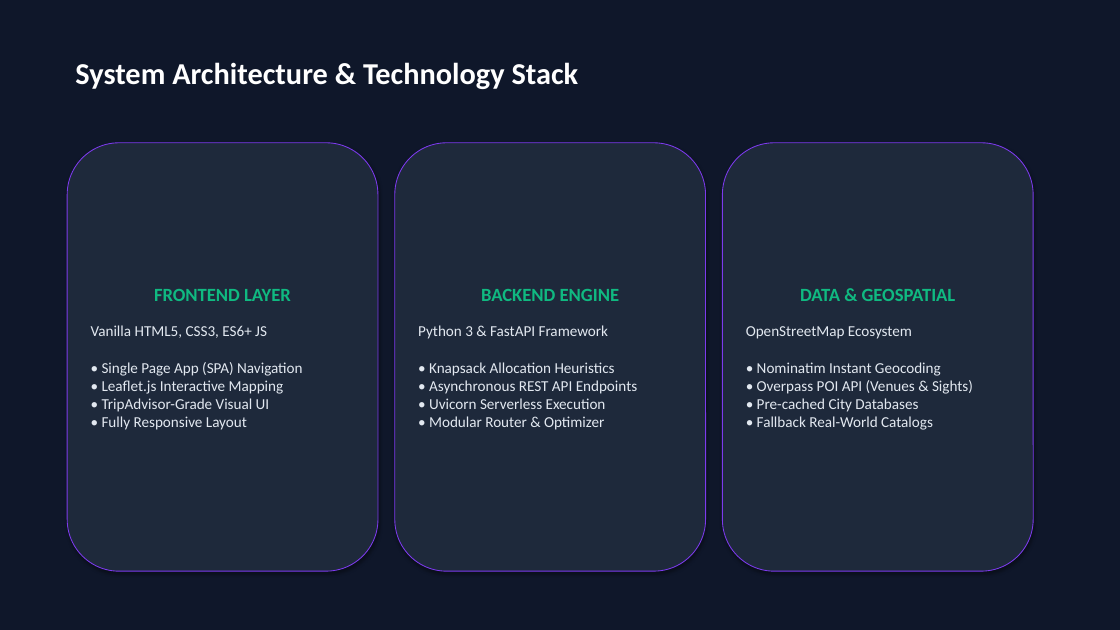
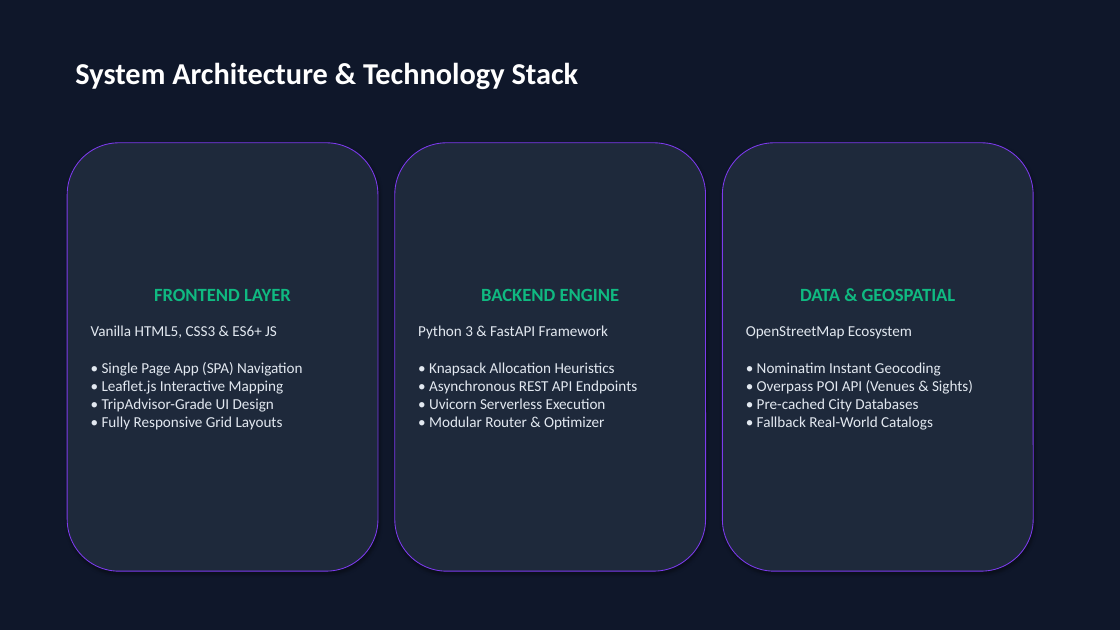
Before and after one commit to Somya-Vishnoi/Trip-Split, a slide deck: slide 4 of TripSplit_Presentation.pptx. Drawn at 1120x630 pixels with LibreOffice and Linux fonts; fonts in the diff are those of the drawing. Boxes give left, top, right and bottom in pixels: in the first picture for what was removed or moved away, otherwise in the second. Text is boxed around its words. In the diff, an @@ line names an element or a change of style, - is before the commit and + after.

Commit message:
feat: add interactive HTML presentation deck static/presentation.html and overhaul PPTX design

```diff
--- a/TripSplit_Presentation.pptx
+++ b/TripSplit_Presentation.pptx
@@ text in rounded rectangle at [91, 325, 302, 430]: text changed @@
-Vanilla HTML5, CSS3, ES6+ JS
-• Single Page App (SPA) Navigation
-• Leaflet.js Interactive Mapping
-• TripAdvisor-Grade Visual UI
-• Fully Responsive Layout
+Vanilla HTML5, CSS3 & ES6+ JS
+• Single Page App (SPA) Navigation
+• Leaflet.js Interactive Mapping
+• TripAdvisor-Grade UI Design
+• Fully Responsive Grid Layouts
```
Also in this commit, not shown: 9 other slides changed, 1 other file.
